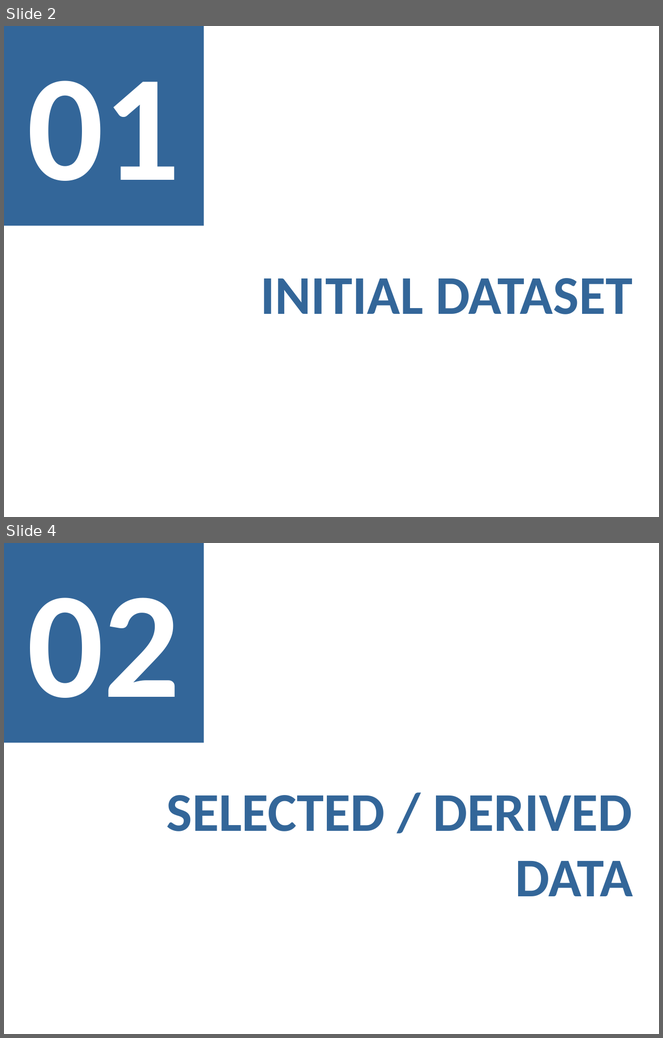
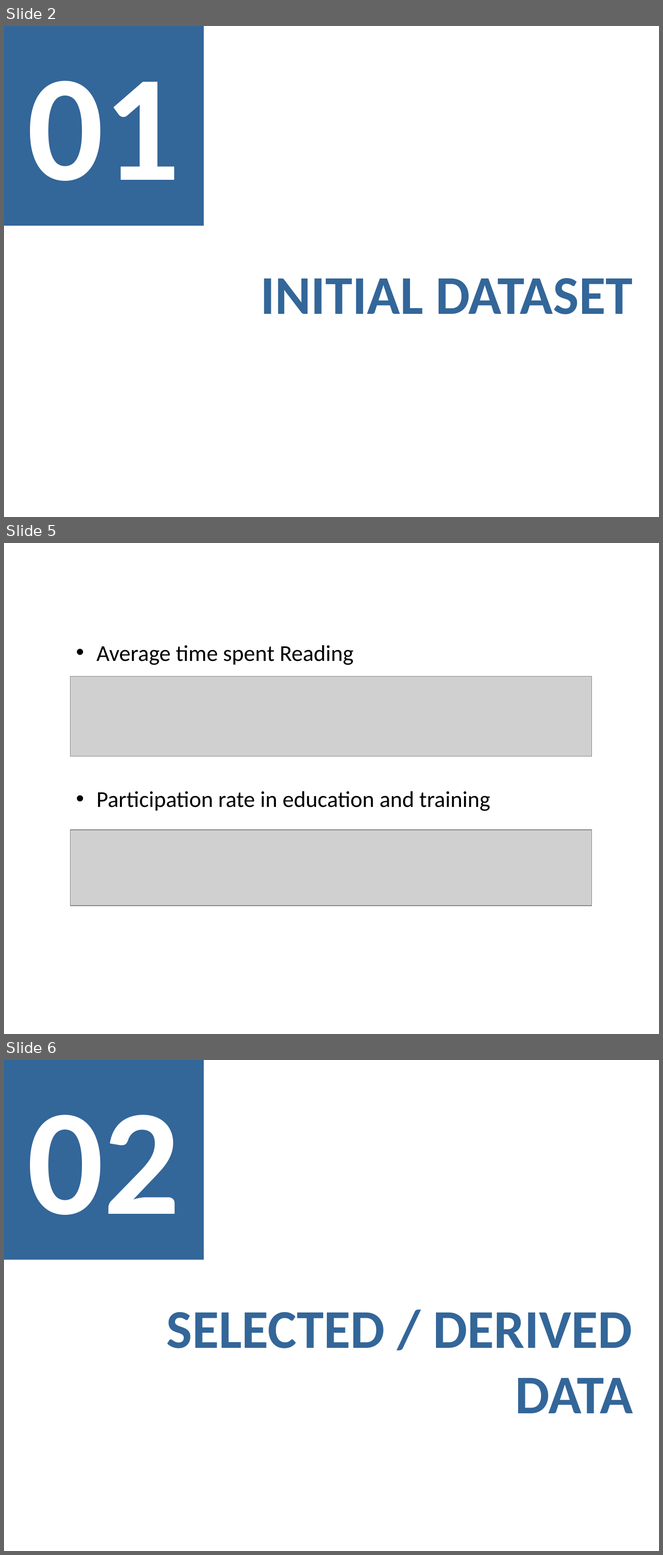
Before and after one commit to MargaridaMorais/information_visualization, a slide deck: CheckpointII/Lab04-PresentationTemplate.pptx. Shown one above the other, each under a label of ours: slides 2 and 4 before the commit, slides 2, 5 and 6 after it; the slides between them are not shown. The pictures are 663x1038 and 663x1555 pixels, drawn with LibreOffice and Linux fonts; fonts in the diff are those of the drawing; grey boxes stand for pictures. Boxes give left, top, right and bottom in pixels: in the first picture for what was removed or moved away, otherwise in the second. Text is boxed around its words. In the diff, an @@ line names an element or a change of style, - is before the commit and + after.

```diff
--- a/CheckpointII/Lab04-PresentationTemplate.pptx
+++ b/CheckpointII/Lab04-PresentationTemplate.pptx
@@ slide 5 added at [4,543,659,1034], background #FFFFFF @@
@@ text added at [97,645,490,811], 25 pt, text #000000 @@
+  • Average time spent Reading
+  • Participation rate in education and training
@@ picture added at [70,676,592,757] @@
@@ picture added at [70,830,592,906] @@
@@ what was slide 4 is now slide 6 @@
```
Also in this commit, not shown: 3 slides changed, 1 other slide added, 1 other file.
